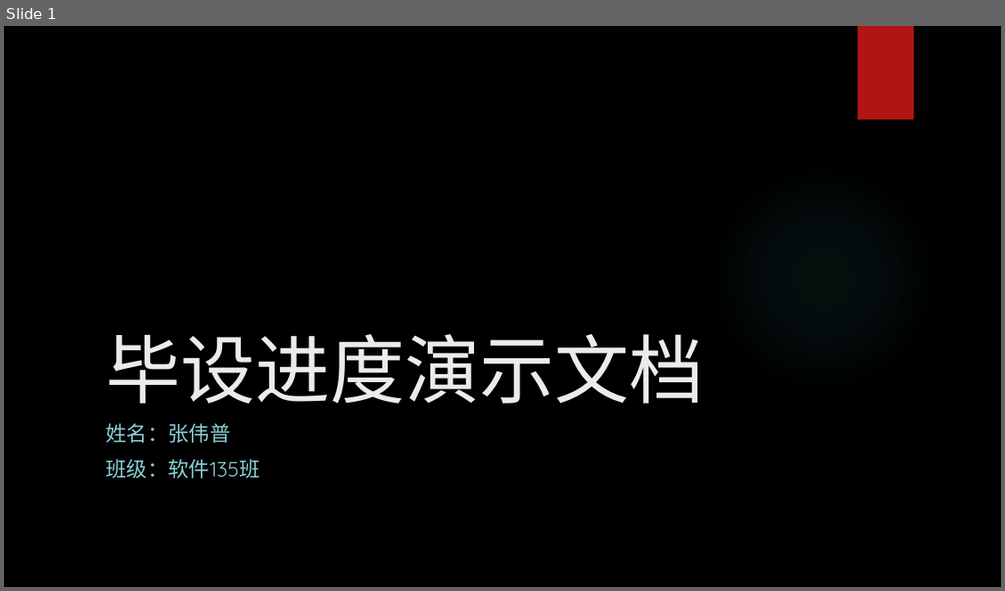
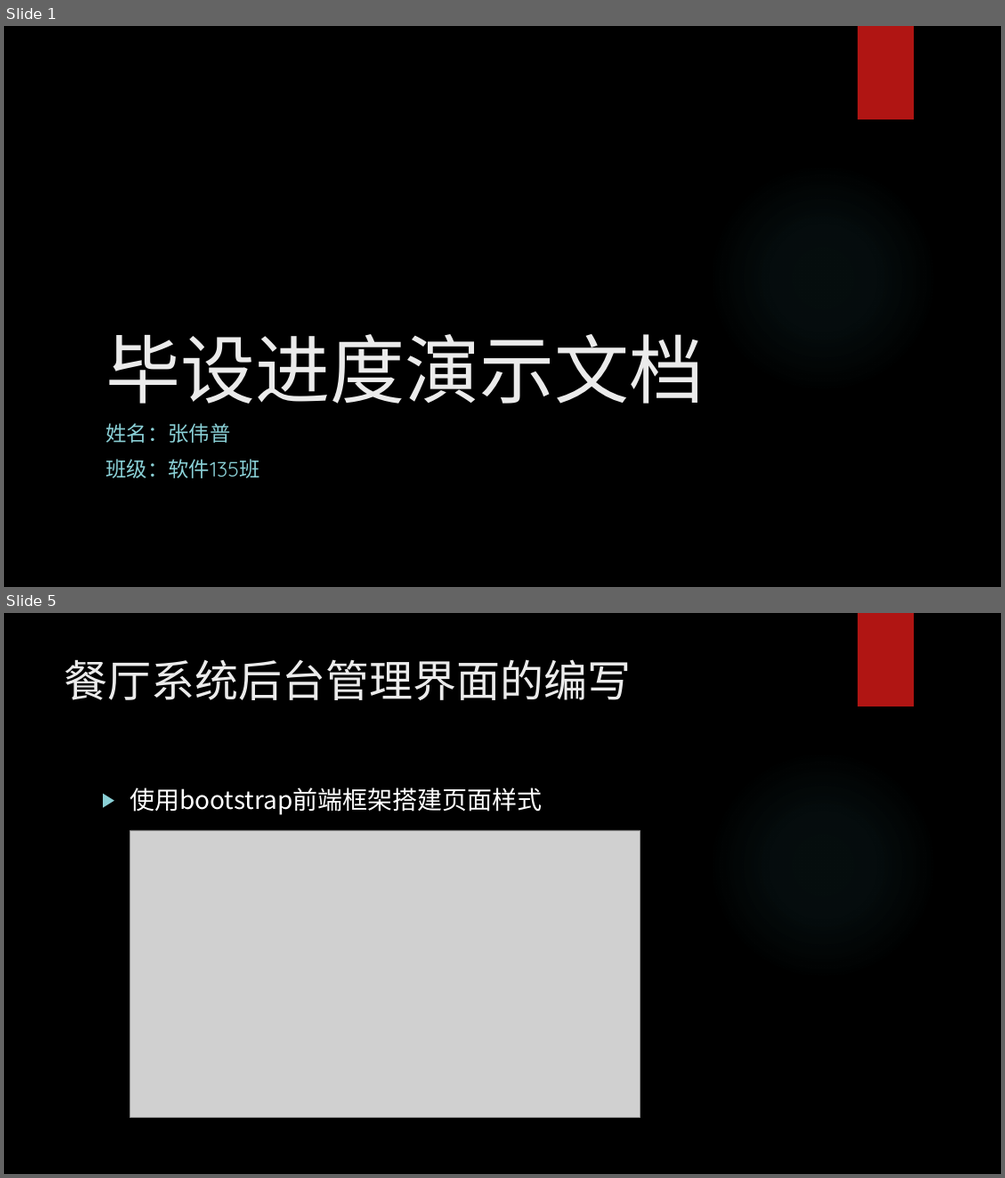
Before and after one commit to zhangweipu/mywork, a slide deck: 毕业设计/毕设演示.pptx. Shown one above the other, each under a label of ours: slide 1 before the commit, slides 1 and 5 after it; the slides between them are not shown. The pictures are 1005x591 and 1005x1178 pixels, drawn with LibreOffice and Linux fonts; fonts in the diff are those of the drawing; grey boxes stand for pictures; background and template pictures are left out. Boxes give left, top, right and bottom in pixels: in the first picture for what was removed or moved away, otherwise in the second. Text is boxed around its words. In the diff, an @@ line names an element or a change of style, - is before the commit and + after.

```diff
--- a/毕业设计/毕设演示.pptx
+++ b/毕业设计/毕设演示.pptx
@@ slide 5 added at [4,613,1001,1174], background picture (left out); not listed: 2 template elements that a slide beside it also shows @@
@@ title added at [65,659,631,700], 42 pt, text #EBEBEB @@
+餐厅系统后台管理界面的编写
@@ text added at [129,787,542,815], 24 pt, text #FFFFFF @@
+▶ 使用bootstrap前端框架搭建页面样式
@@ picture added at [130,830,640,1117] @@
```
Also in this commit, not shown: 1 slide changed, 13 other slides added, 11 other files.
